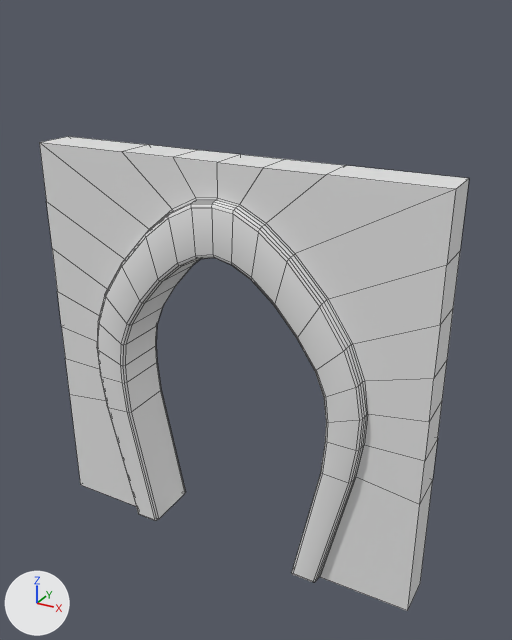
Renders of the FBX model Assets/Art/Environment/Meshes/SM_Doorway.fbx from each side of a commit.
The view is the same before and after, from a camera (50 mm lens) standing at (5.17, -5.08, 5.18) and looking at (2.21, 0.31, 2.48). Lighting does not change. The marker at lower left points along +X, +Y and +Z. Mesh edges are drawn as thin lines. Where no turn or scale is listed for an object, it has been applied to the vertices.

Names of what the first picture shows: 'SM_Doorway'.
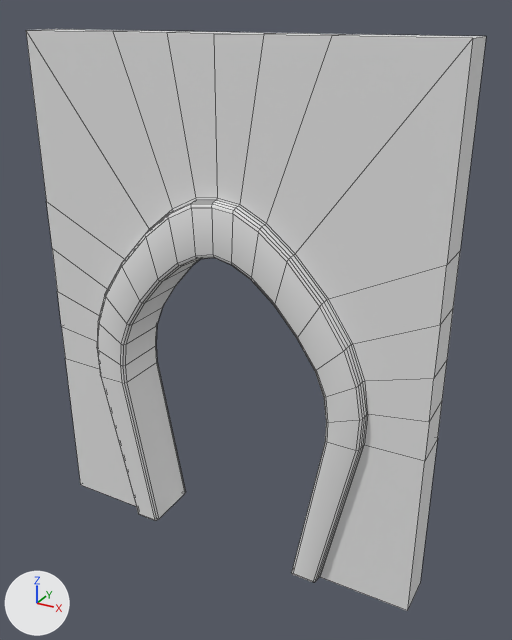
The edits, one by one:
me_cube_030 is used by ob_sm_doorway; location (0.0, 0.0, 0.0).
Verts and faces of me_cube_030; kept vertices keep their numbers, new ones are numbered from 378.
Before the commit, vertices of me_cube_030: 3 (0.0, 0.0, 4.0) at pixel (39, 142), 5 (2.0, 0.0, 4.0) at pixel (216, 162), 9 (0.0, 0.4, 4.0) at pixel (68, 136), 10 (2.0, 0.4, 4.0) at pixel (240, 154), 20 (1.56, 0.4, 4.0) at pixel (198, 150).
Before the commit, vertices of me_cube_030: 21 (1.56, 0.0, 4.0) at pixel (172, 157), 23 (1.0, 0.4, 4.0) at pixel (148, 144), 24 (1.0, 0.0, 4.0) at pixel (121, 151), 124 (4.0, 0.0, 4.0) at pixel (455, 189), 128 (4.0, 0.4, 4.0) at pixel (469, 178).
Before the commit, vertices of me_cube_030: 138 (2.44, 0.4, 4.0) at pixel (285, 159), 139 (2.44, 0.0, 4.0) at pixel (263, 167), 141 (3.0, 0.4, 4.0) at pixel (346, 165), 142 (3.0, 0.0, 4.0) at pixel (326, 174).
me_cube_030 had 378 vertices, 378 faces and spanned x 0.0..4.0, y -0.1..0.5, z 0.0..4.0.
me_cube_030 now has 342 vertices, 342 faces and spans x 0.0..4.0, y -0.1..0.5, z 0.0..5.0.
Part 1, on me_cube_030:
18 vertices are removed from x 0.0..0.91, y -0.1..0.5, z 1.23..1.31.
36 faces are deleted.
18 new faces join them.
Part 2, on me_cube_030:
Vertices 3, 5, 9, 10, 20, 21, 23, 24, 124, 128, 138, 139, 141, 142 move by (0.0, 0.0, 1.0).
Part 3, on me_cube_030:
18 vertices are removed from x 3.09..4.0, y -0.1..0.5, z 1.23..1.31.
36 faces are deleted.
18 new faces join them.

Location of each change, (x1, y1, x2, y2) in pixels of the pictures (512 x 640 px; the box of a moved part takes in the faces that stretch with it):
'SM_Doorway', reshaped (7% wider, 22% taller)
    before: (39, 136, 469, 611)
    after: (26, 29, 486, 611)
part 1 of me_cube_030, cut back
    both: (65, 358, 186, 520)
part 2 of me_cube_030, moved or reshaped
    before: (39, 136, 469, 299)
    after: (26, 29, 486, 299)
part 3 of me_cube_030, cut back
    both: (292, 439, 438, 611)
